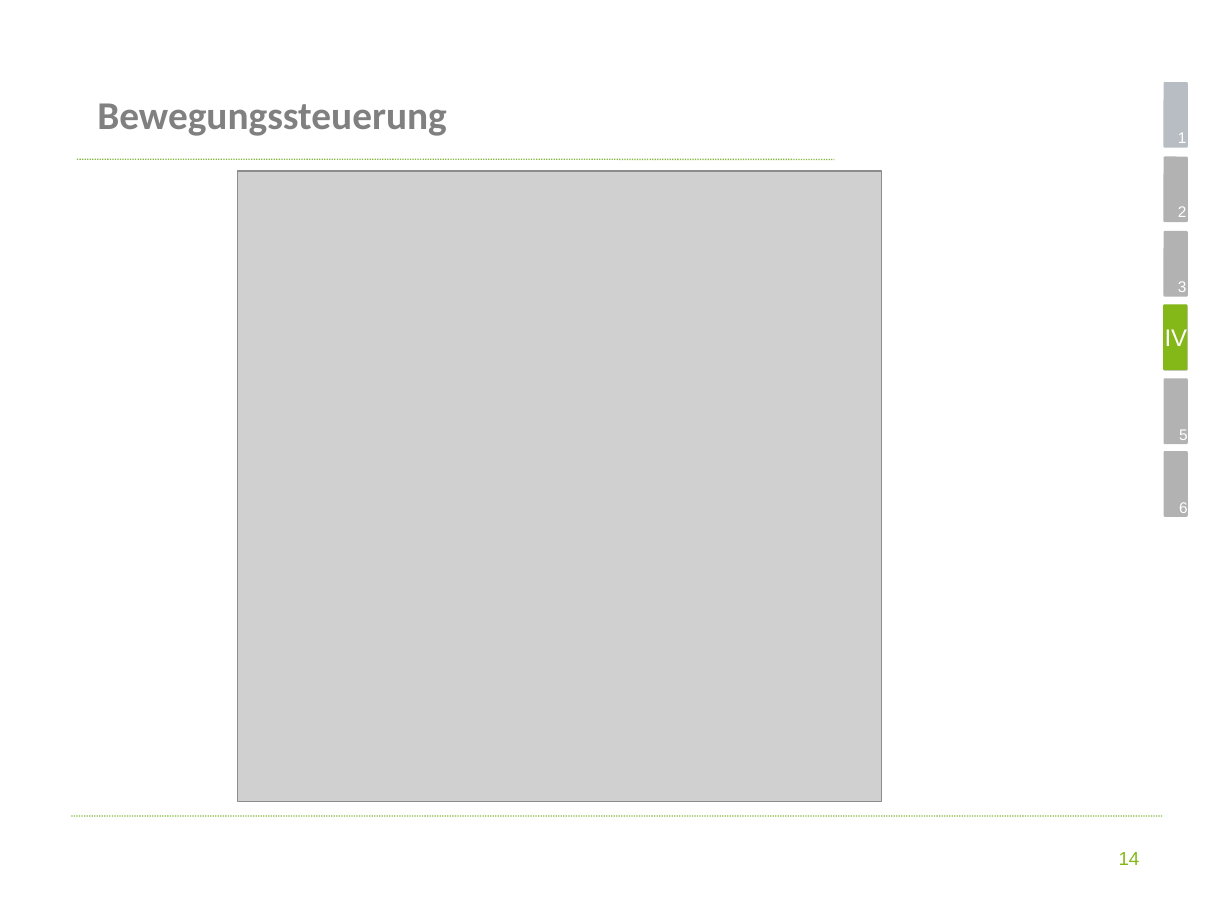
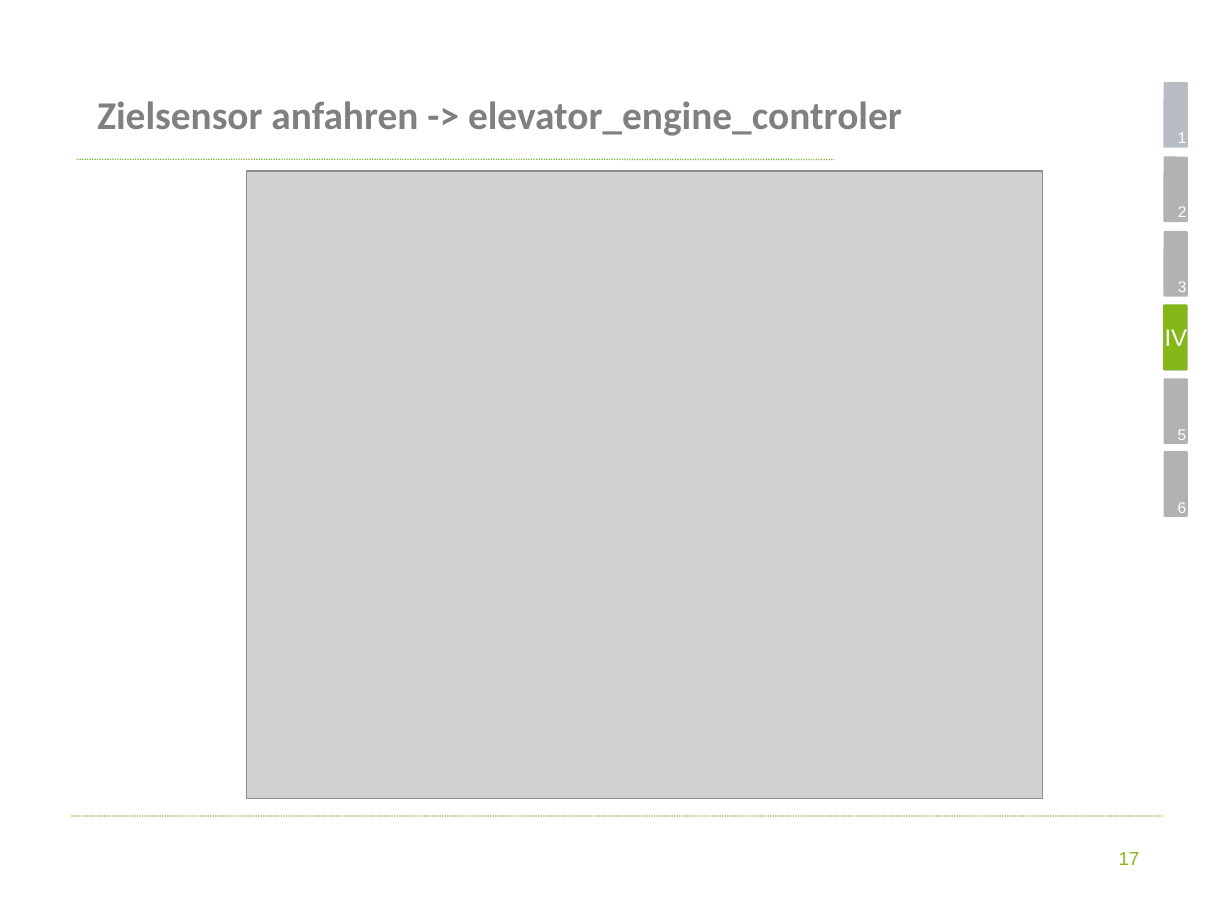
Before and after one commit to koeni90/elevatorUML, a slide deck: slide 17 of Präsentation.pptx (slide 14 before the commit). Drawn at 1232x924 pixels with LibreOffice and Linux fonts; fonts in the diff are those of the drawing; grey boxes stand for pictures; background and template pictures are left out. Boxes give left, top, right and bottom in pixels: in the first picture for what was removed or moved away, otherwise in the second. Text is boxed around its words. In the diff, an @@ line names an element or a change of style, - is before the commit and + after.

```diff
--- a/Präsentation.pptx
+++ b/Präsentation.pptx
@@ title at (x1=97, y1=101, x2=902, y2=136): text changed @@
-Bewegungssteuerung
+Zielsensor anfahren -> elevator_engine_controler
@@ picture resized from (x1=238, y1=171, x2=881, y2=802) to (x1=246, y1=171, x2=1042, y2=798) @@
@@ text "5" rewrapped from (x1=1179, y1=429, x2=1188, y2=444) to (x1=1178, y1=429, x2=1187, y2=440) @@
@@ page number at (x1=1119, y1=852, x2=1140, y2=865): text changed @@
-14
+17
```
Also in this commit, not shown: 12 other slides changed, 6 slides added, 4 slides removed, 2 other files.
